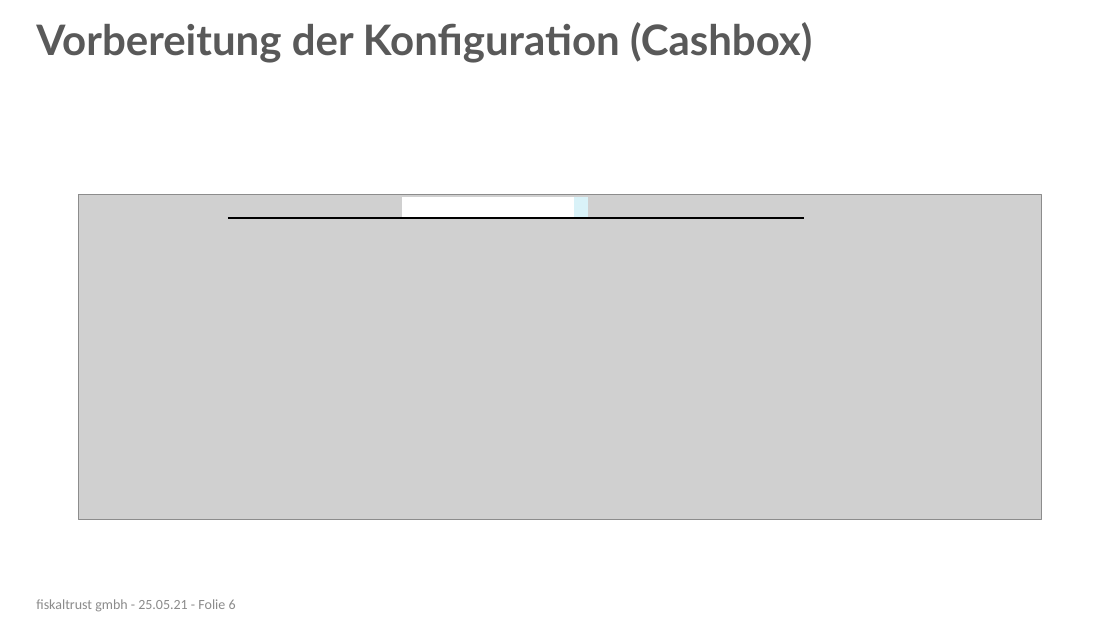
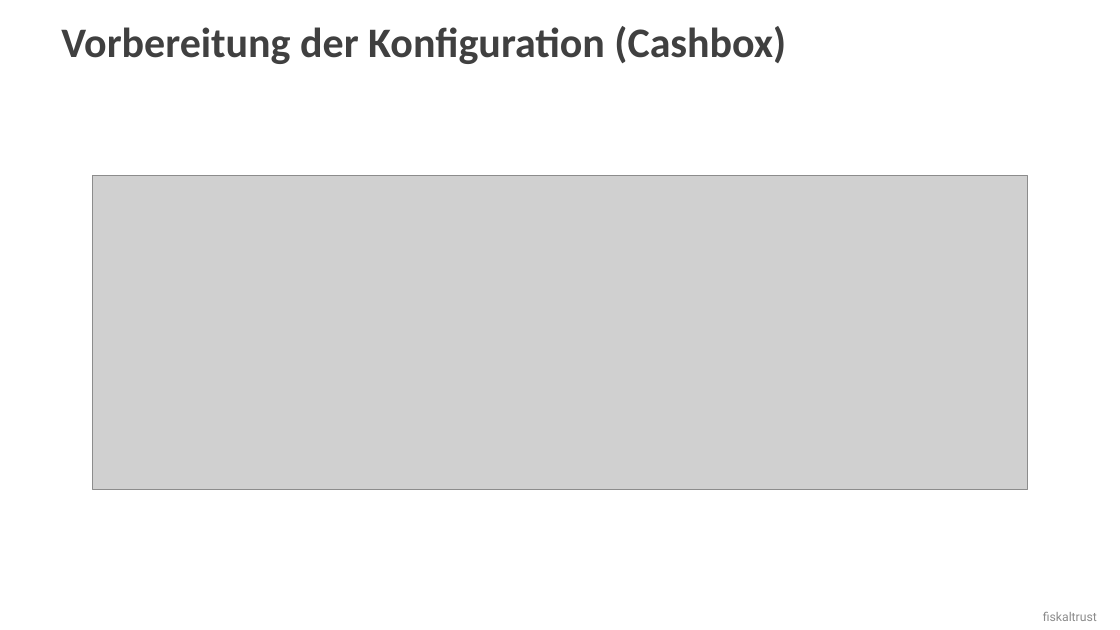
Before and after one commit to fiskaltrust/getting-started, a slide deck: slide 7 of posdealers/presentations/tech/media/posdealer-tech-rollout.pptx (slide 6 before the commit). Drawn at 1120x630 pixels with LibreOffice and Linux fonts; fonts in the diff are those of the drawing; grey boxes stand for pictures; background and template pictures are left out. Boxes give left, top, right and bottom in pixels: in the first picture for what was removed or moved away, otherwise in the second. Text is boxed around its words. In the diff, an @@ line names an element or a change of style, - is before the commit and + after.

```diff
--- a/posdealers/presentations/tech/media/posdealer-tech-rollout.pptx
+++ b/posdealers/presentations/tech/media/posdealer-tech-rollout.pptx
@@ title "Vorbereitung der Konfiguration (Cashbox)": place and size @@
-title "Vorbereitung der Konfiguration (Cashbox)" at [36,22,812,63]
+title "Vorbereitung der Konfiguration (Cashbox)" at [61,26,786,64]
@@ title "Vorbereitung der Konfiguration (Cashbox)" at [61,26,786,64]: font Lato to Calibri, text colour #595959 to #404040; vertical alignment middle to top @@
@@ picture: place and size @@
-picture at [78,195,1042,519]
+picture at [92,176,1028,490]
@@ rectangle removed at [403,197,576,218] @@
@@ rectangle removed at [575,197,587,218] @@
@@ line removed from (228, 218) to (804, 218) @@
@@ text removed at [36,599,236,612] @@
-fiskaltrust gmbh - 25.05.21 - Folie 6
@@ text added at [1043,612,1097,621], 10.5 pt, text #8C8C8C @@
+fiskaltrust
```
Also in this commit, not shown: 9 other slides changed, 2 slides added, 2 slides removed, 3 other files.
